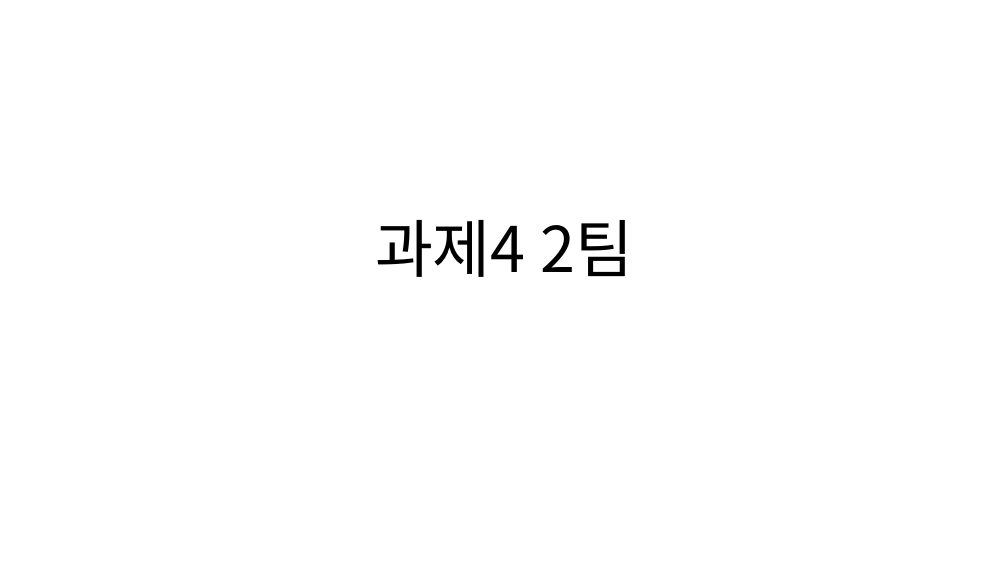
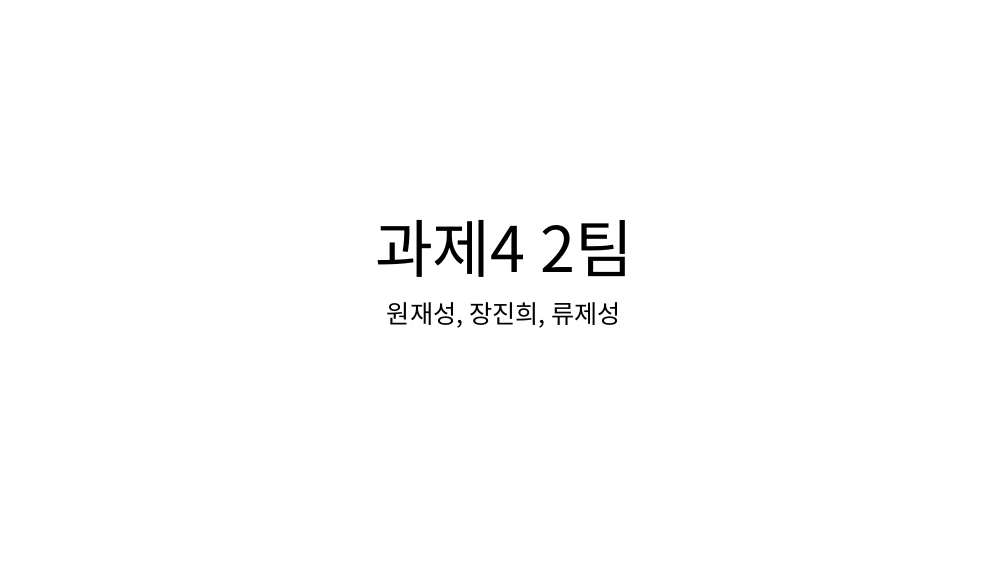
Before and after one commit to crosstar1228/wanted_pre_onboarding, a slide deck: slide 1 of [Wanted]기업과제4_뉴스기사요약모델링/Report/과제4_발표자료.pptx. Drawn at 1008x567 pixels with LibreOffice and Linux fonts; fonts in the diff are those of the drawing. Boxes give left, top, right and bottom in pixels: in the first picture for what was removed or moved away, otherwise in the second. Text is boxed around its words. In the diff, an @@ line names an element or a change of style, - is before the commit and + after.

```diff
--- a/[Wanted]기업과제4_뉴스기사요약모델링/Report/과제4_발표자료.pptx
+++ b/[Wanted]기업과제4_뉴스기사요약모델링/Report/과제4_발표자료.pptx
@@ subtitle added at (x1=387, y1=302, x2=621, y2=328), 24 pt, text #000000 @@
+원재성, 장진희, 류제성
```
Also in this commit, not shown: 2 other slides changed, 2 slides added.
